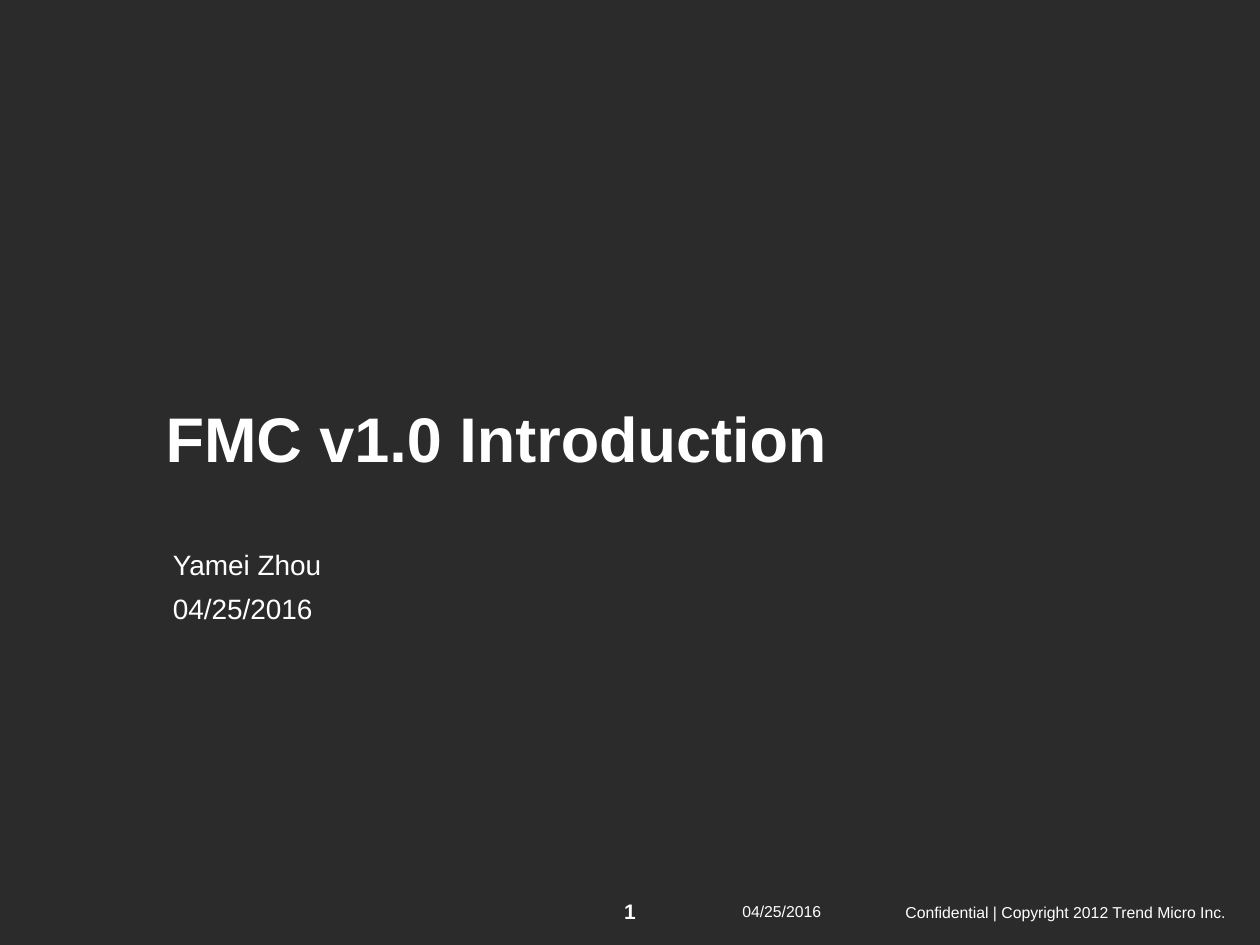
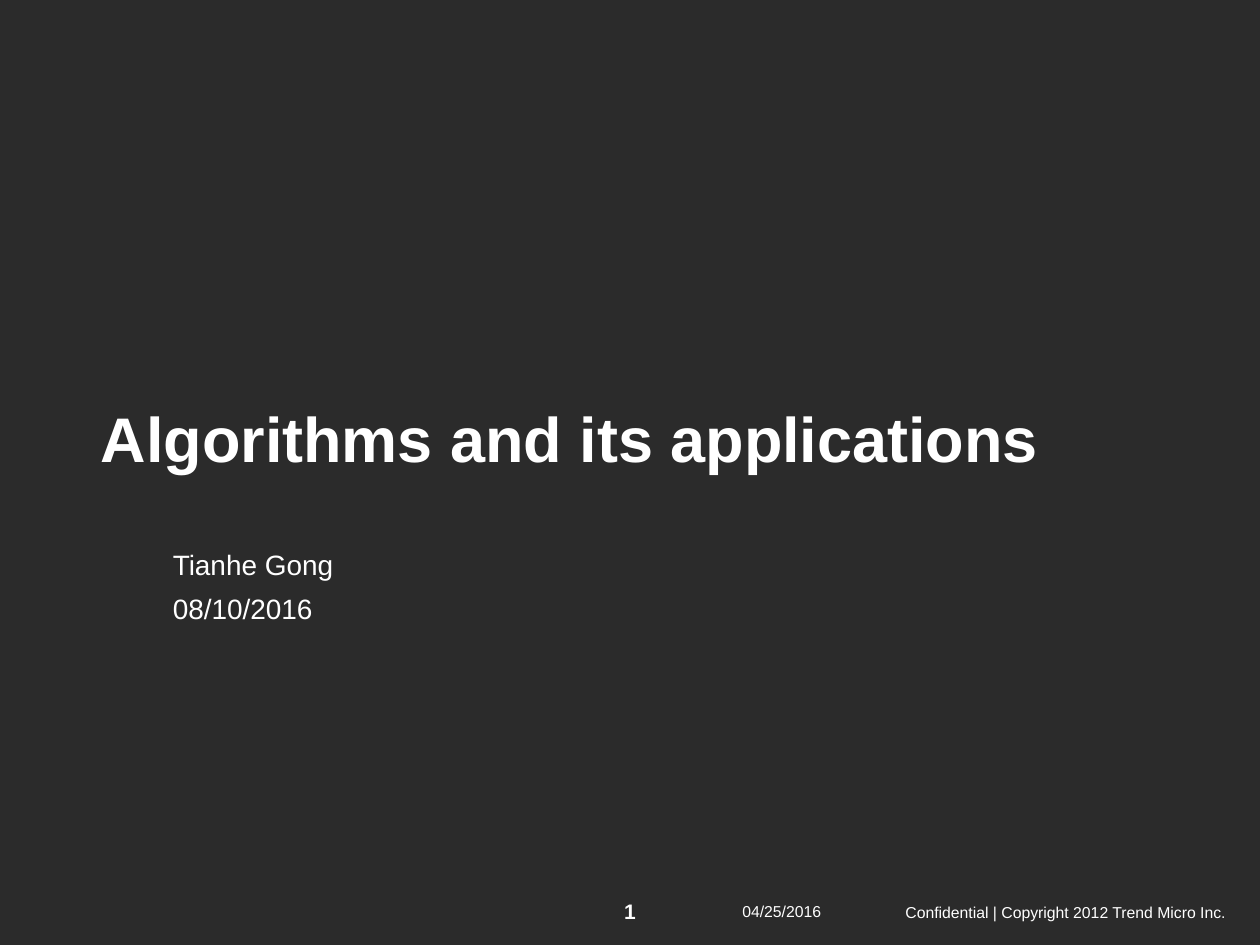
Before and after one commit to SherlockGn/documents, a slide deck: slide 1 of trendmicro template.pptx. Drawn at 1260x945 pixels with LibreOffice and Linux fonts; fonts in the diff are those of the drawing; background and template pictures are left out; a plain dark background stands for a picture behind light text. Boxes give left, top, right and bottom in pixels: in the first picture for what was removed or moved away, otherwise in the second. Text is boxed around its words. In the diff, an @@ line names an element or a change of style, - is before the commit and + after.

```diff
--- a/trendmicro template.pptx
+++ b/trendmicro template.pptx
@@ title at <box>101,416,1038,473</box>: text changed @@
-FMC v1.0 Introduction
+Algorithms and its applications
@@ subtitle at <box>173,554,333,620</box>: text changed @@
-Yamei Zhou
-04/25/2016
+Tianhe Gong
+08/10/2016
```
Also in this commit, not shown: 1 other slide changed, 12 slides removed.
